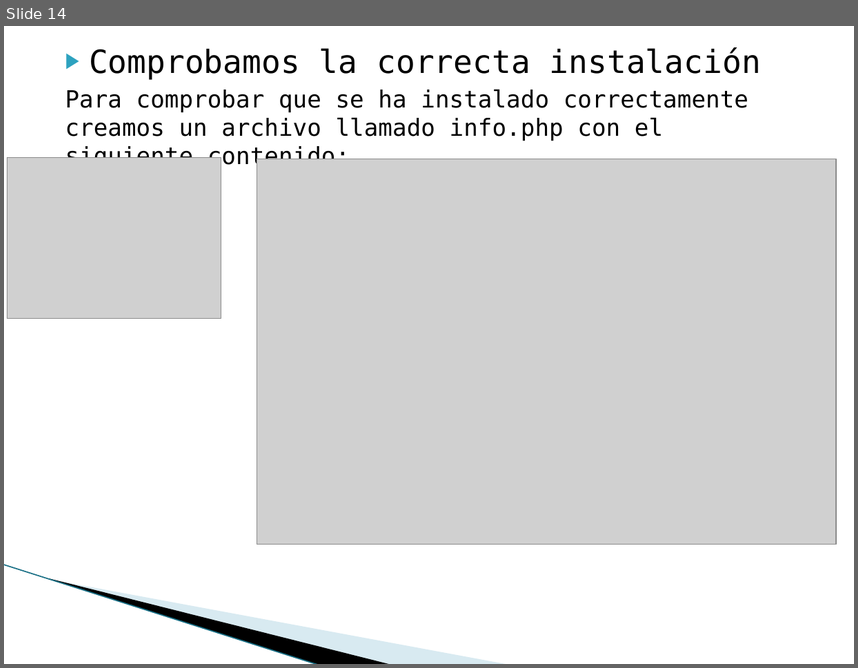
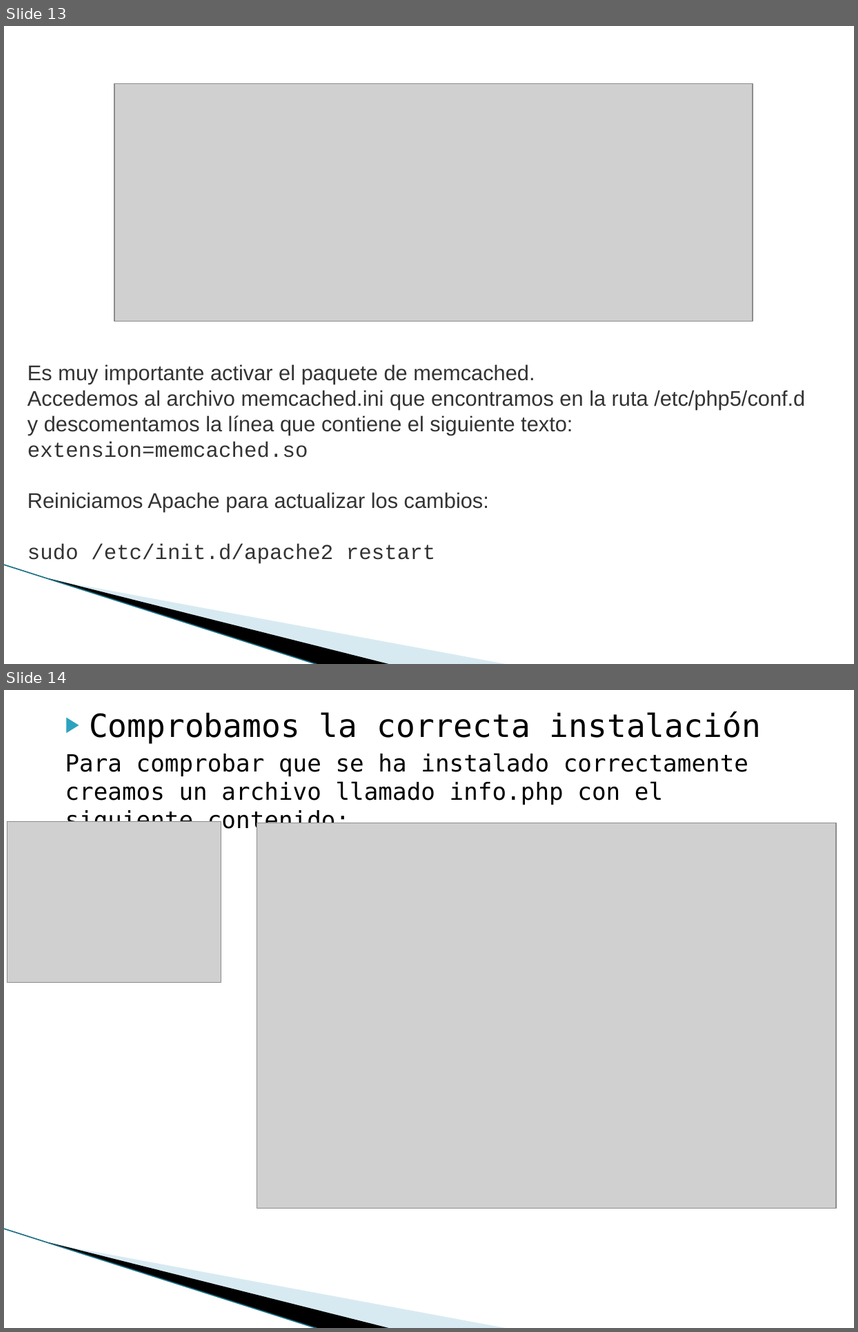
Before and after one commit to MariaOrgaz/swap1415, a slide deck: trabajo/transparencias.pptx. Shown one above the other, each under a label of ours: slide 14 before the commit, slides 13 and 14 after it. The pictures are 858x668 and 858x1332 pixels, drawn with LibreOffice and Linux fonts; fonts in the diff are those of the drawing; grey boxes stand for pictures; background and template pictures are left out. Boxes give left, top, right and bottom in pixels: in the first picture for what was removed or moved away, otherwise in the second. Text is boxed around its words. In the diff, an @@ line names an element or a change of style, - is before the commit and + after.

Commit message:
trabajo memcached

```diff
--- a/trabajo/transparencias.pptx
+++ b/trabajo/transparencias.pptx
@@ slide 13 added at box(4, 26, 854, 664), background #FFFFFF; not listed: 3 template elements that a slide beside it also shows @@
@@ picture added at box(114, 84, 753, 321) @@
@@ text added at box(27, 364, 805, 564), 18 pt, text #333333 @@
+Es muy importante activar el paquete de memcached.
+Accedemos al archivo memcached.ini que encontramos en la ruta /etc/php5/conf.d
+y descomentamos la línea que contiene el siguiente texto:
+extension=memcached.so
+Reiniciamos Apache para actualizar los cambios:
+sudo /etc/init.d/apache2 restart
```
Also in this commit, not shown: 11 slides changed, 1 slide removed, 2 other files.
